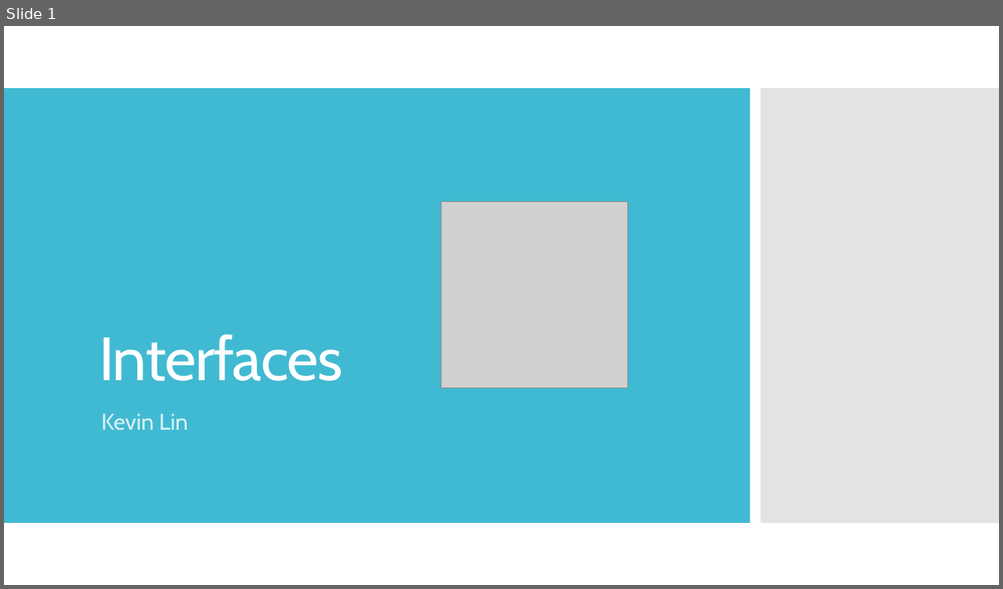
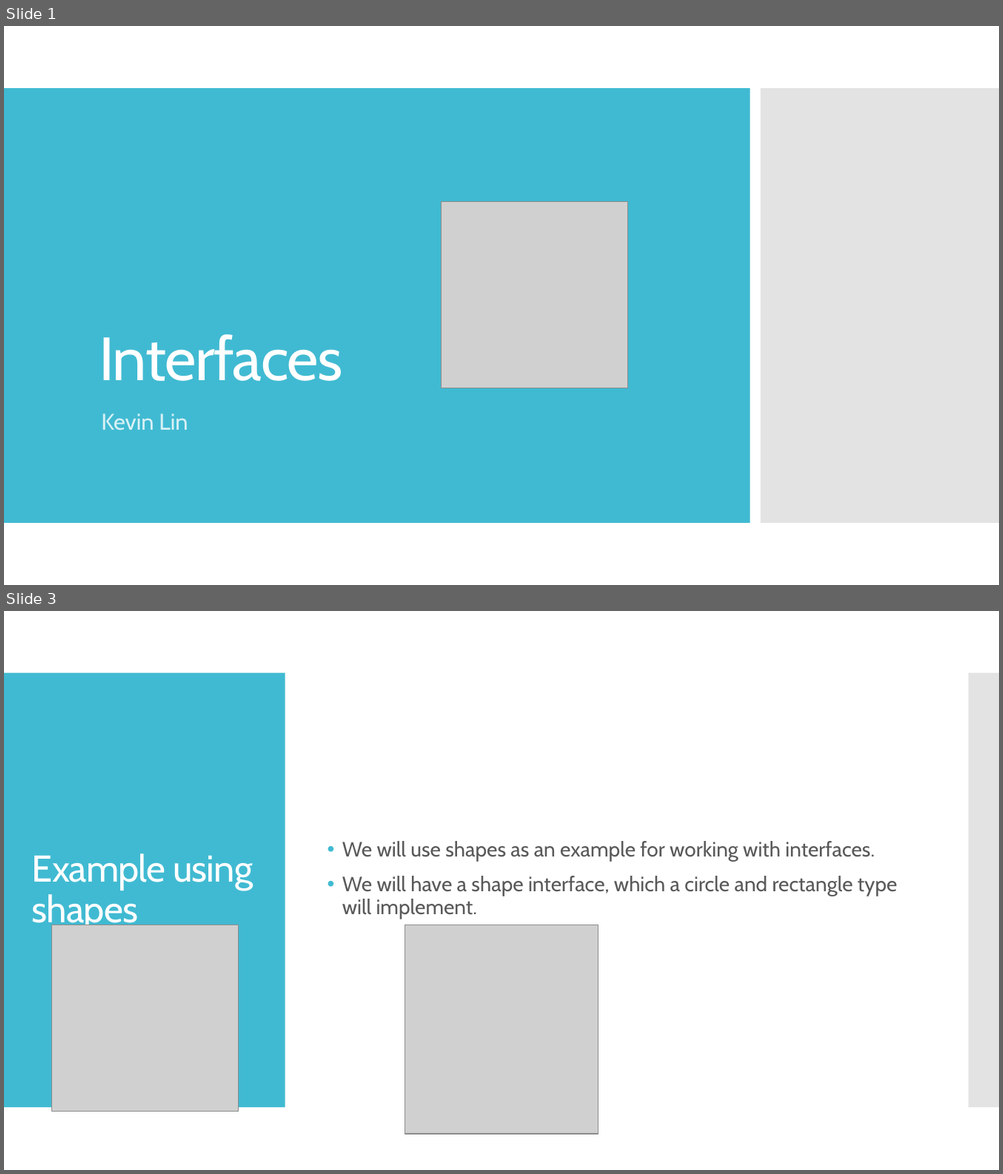
Before and after one commit to kevinlin47/Learn_Go, a slide deck: interfaces/Interfaces.pptx. Shown one above the other, each under a label of ours: slide 1 before the commit, slides 1 and 3 after it; the slides between them are not shown. The pictures are 1003x589 and 1003x1174 pixels, drawn with LibreOffice and Linux fonts; fonts in the diff are those of the drawing; grey boxes stand for pictures. Boxes give left, top, right and bottom in pixels: in the first picture for what was removed or moved away, otherwise in the second. Text is boxed around its words. In the diff, an @@ line names an element or a change of style, - is before the commit and + after.

```diff
--- a/interfaces/Interfaces.pptx
+++ b/interfaces/Interfaces.pptx
@@ slide 3 added at box(4, 611, 999, 1170), background #FFFFFF @@
@@ rectangle added at box(4, 673, 285, 1108), fill #40BAD2 @@
@@ rectangle added at box(968, 673, 999, 1108), fill #C8C8C8 at 50% opacity @@
@@ title added at box(32, 854, 253, 930), 36 pt, text #FFFFFF @@
+Example using shapes
@@ text added at box(342, 841, 897, 919), 20 pt, text #595959 @@
+• We will use shapes as an example for working with interfaces.
+• We will have a shape interface, which a circle and rectangle type will implement.
@@ picture added at box(52, 925, 239, 1112) @@
@@ picture added at box(404, 925, 597, 1134) @@
```
Also in this commit, not shown: 3 other slides added, 1 other file.
